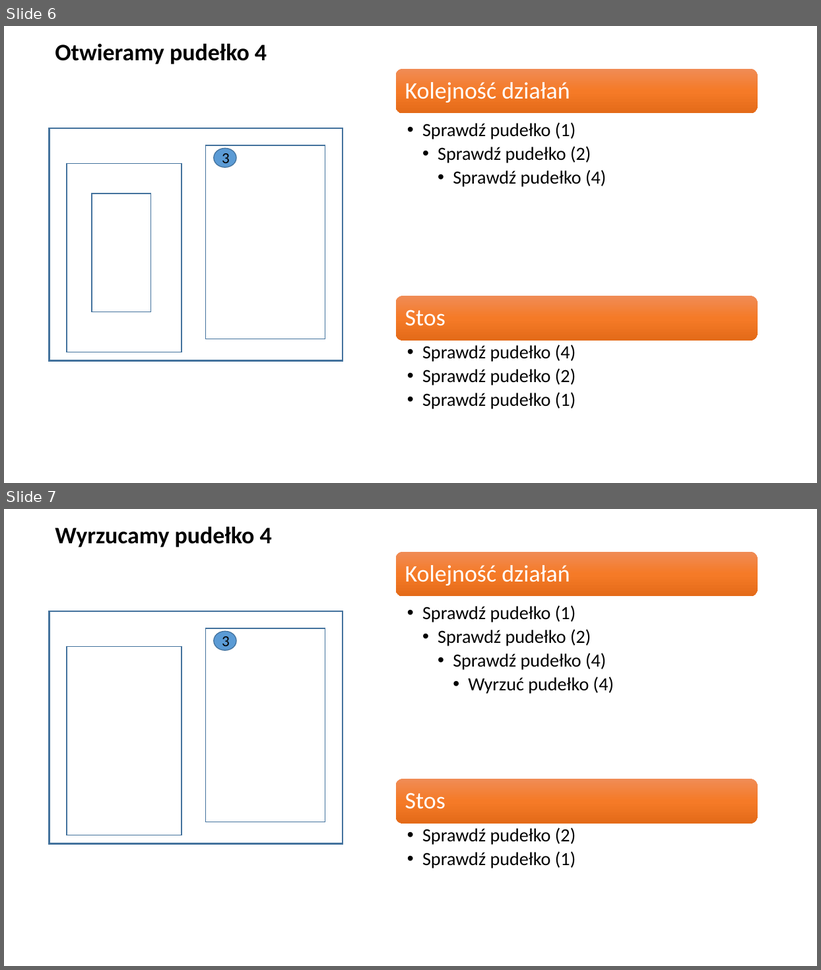
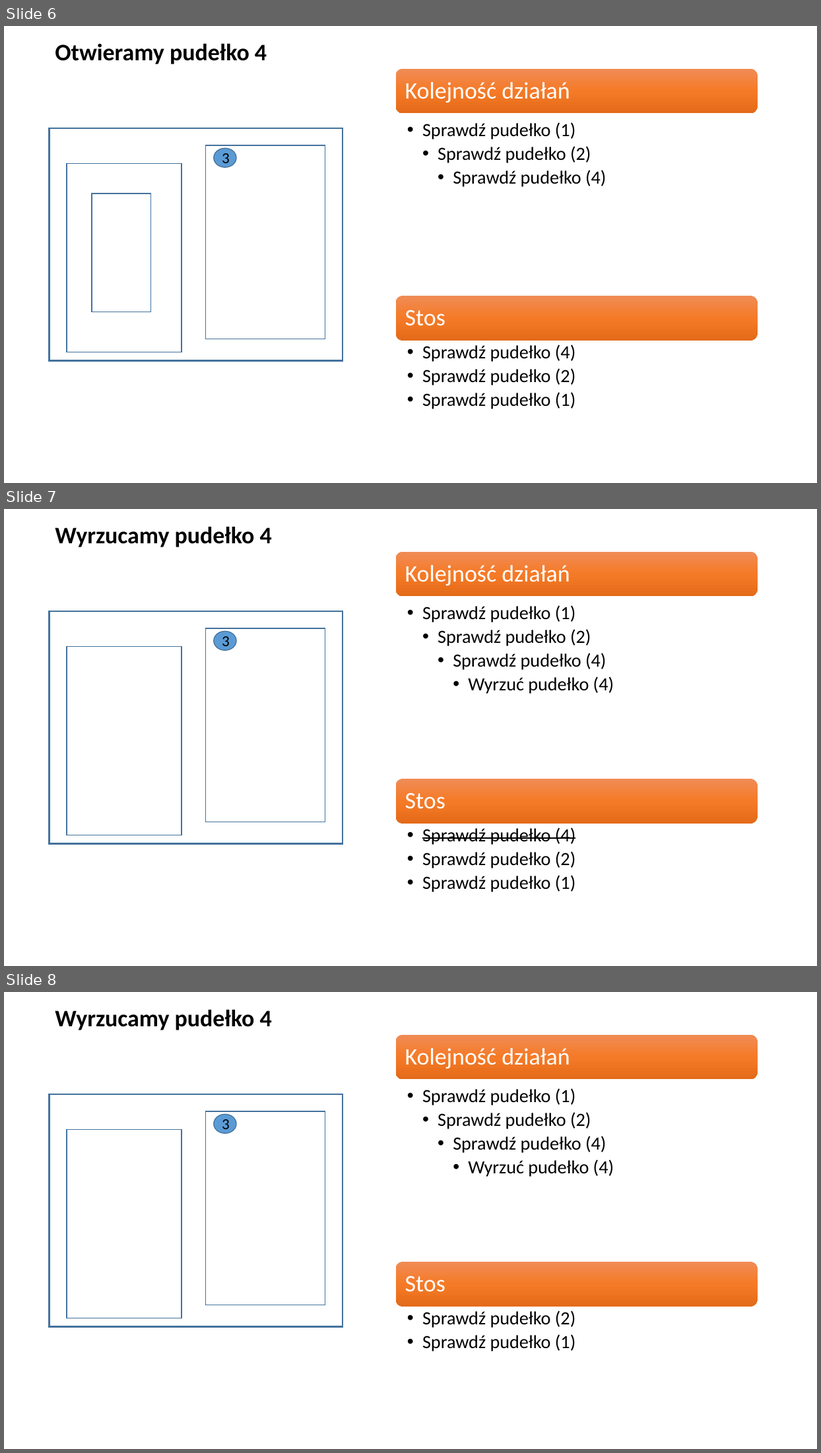
Before and after one commit to blackbat13/CS-HTiEW, a slide deck: Wprowadzenie do rekurencji/I. Wprowadzenie do rekurencji/Sprawdź pudełka.pptx. Shown one above the other, each under a label of ours: slides 6 and 7 before the commit, slides 6, 7 and 8 after it. The pictures are 821x970 and 821x1453 pixels, drawn with LibreOffice and Linux fonts; fonts in the diff are those of the drawing. Boxes give left, top, right and bottom in pixels: in the first picture for what was removed or moved away, otherwise in the second. Text is boxed around its words. In the diff, an @@ line names an element or a change of style, - is before the commit and + after.

```diff
--- a/Wprowadzenie do rekurencji/I. Wprowadzenie do rekurencji/Sprawdź pudełka.pptx
+++ b/Wprowadzenie do rekurencji/I. Wprowadzenie do rekurencji/Sprawdź pudełka.pptx
@@ slide 7 added at <box>4,509,817,966</box>, background #FFFFFF @@
@@ text added at <box>55,526,272,547</box>, 28 pt, text #000000, bold @@
+Wyrzucamy pudełko 4
@@ group added at <box>49,611,343,844</box>: 3 rectangles, 1 ellipse, 1 text @@
+3
@@ group added at <box>395,552,757,892</box>: 4 texts, 2 rounded rectangles @@
+Kolejność działań
+  • Sprawdź pudełko (1)
+    • Sprawdź pudełko (2)
+      • Sprawdź pudełko (4)
+        • Wyrzuć pudełko (4)
+Stos
+  • Sprawdź pudełko (4)
+  • Sprawdź pudełko (2)
+  • Sprawdź pudełko (1)
@@ what was slide 7 is now slide 8 @@
```
Also in this commit, not shown: 1 other slide added, 1 other file.
